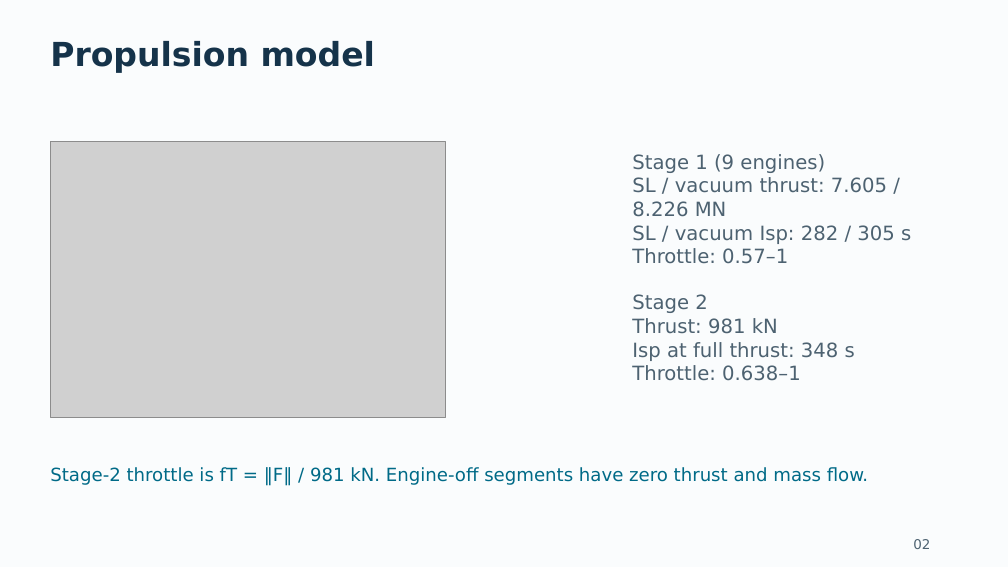
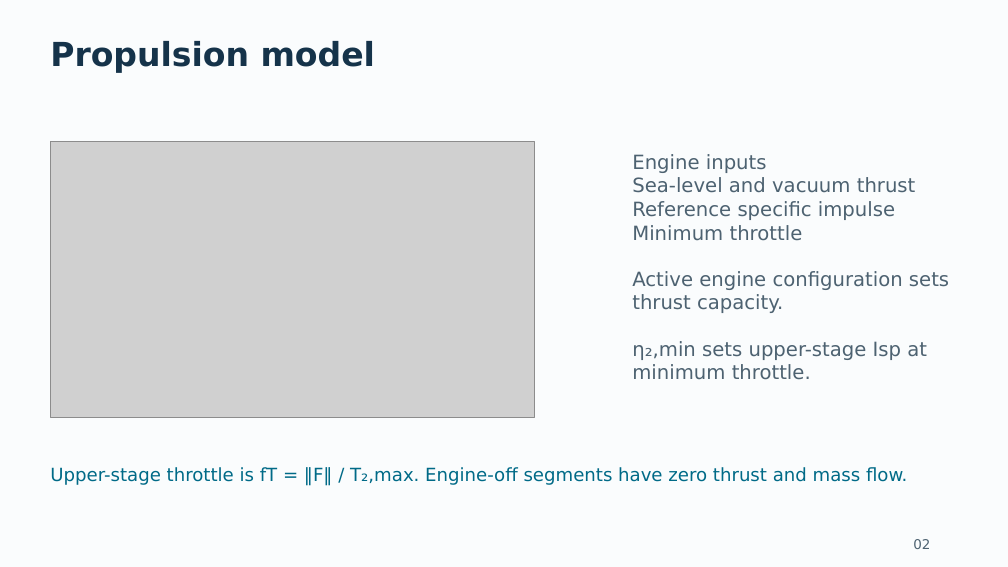
Before and after one commit to pukmark/LaunchVehicleOptimization, a slide deck: slide 2 of Launch_Vehicle_Optimization_GitHub_Current.pptx. Drawn at 1008x567 pixels with LibreOffice and Linux fonts; fonts in the diff are those of the drawing; grey boxes stand for pictures. Boxes give left, top, right and bottom in pixels: in the first picture for what was removed or moved away, otherwise in the second. Text is boxed around its words. In the diff, an @@ line names an element or a change of style, - is before the commit and + after.

```diff
--- a/Launch_Vehicle_Optimization_GitHub_Current.pptx
+++ b/Launch_Vehicle_Optimization_GitHub_Current.pptx
@@ picture: place and size @@
-picture at <box>51,142,446,418</box>
+picture at <box>51,142,535,418</box>
@@ text at <box>632,154,949,380</box>: text changed @@
-Stage 1 (9 engines)
-SL / vacuum thrust: 7.605 / 8.226 MN
-SL / vacuum Isp: 282 / 305 s
-Throttle: 0.57–1
-Stage 2
-Thrust: 981 kN
-Isp at full thrust: 348 s
-Throttle: 0.638–1
+Engine inputs
+Sea-level and vacuum thrust
+Reference specific impulse
+Minimum throttle
+Active engine configuration sets thrust capacity.
+η₂,min sets upper-stage Isp at minimum throttle.
@@ text at <box>50,467,907,485</box>: text changed @@
-Stage-2 throttle is fT = ‖F‖ / 981 kN. Engine-off segments have zero thrust and mass flow.
+Upper-stage throttle is fT = ‖F‖ / T₂,max. Engine-off segments have zero thrust and mass flow.
```
Also in this commit, not shown: 17 other slides changed, 12 other files.
